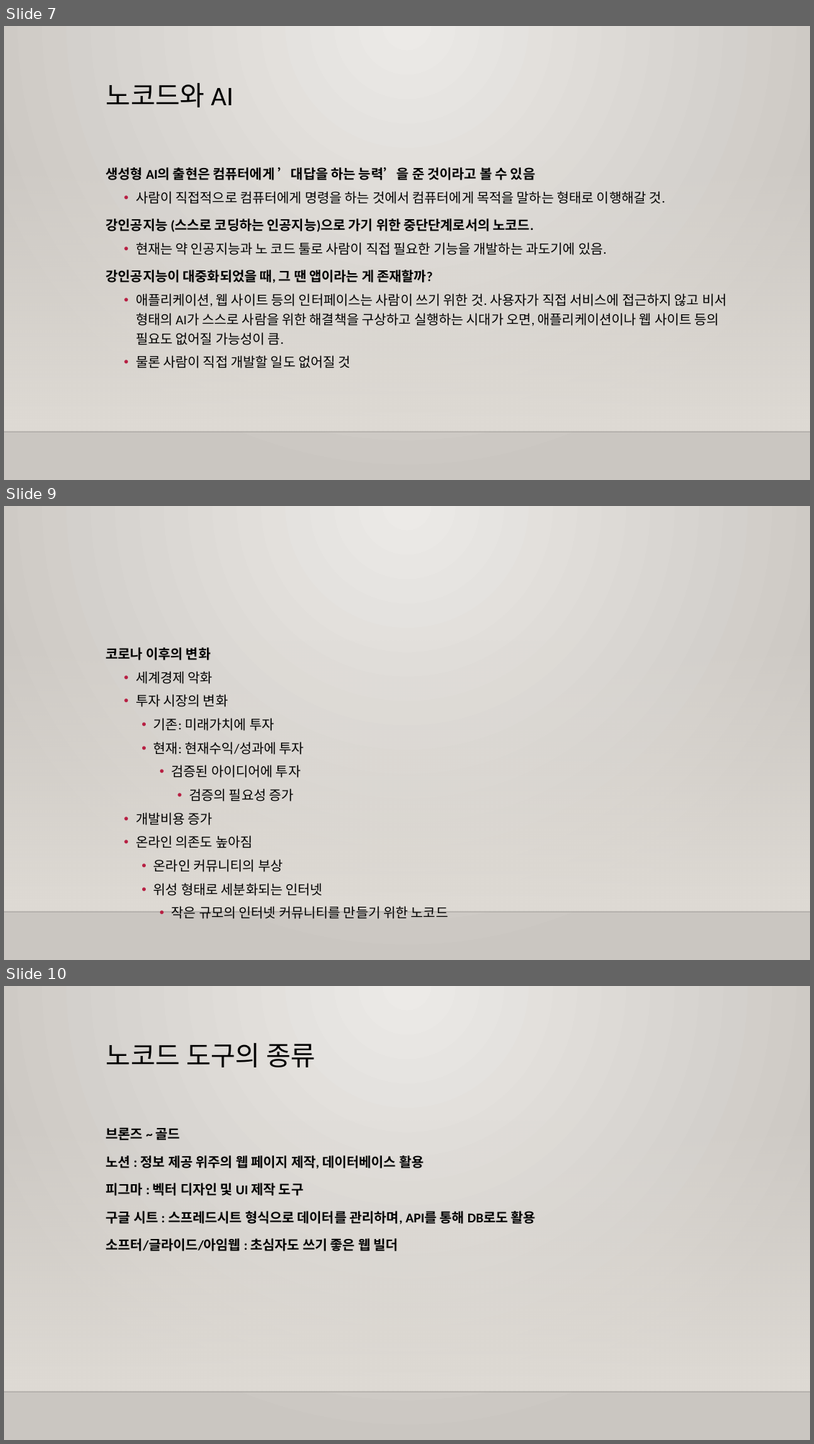
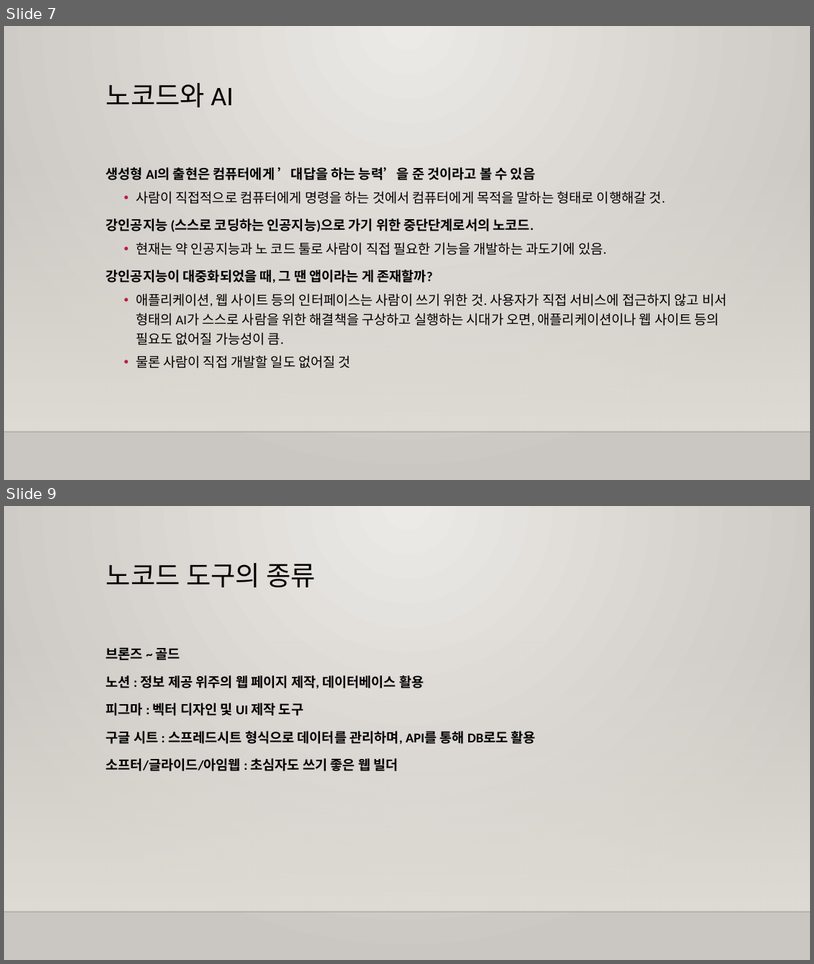
Before and after one commit to m00nlygreat/obsidian-vault, a slide deck: 노코드 엔지니어링/노코드 개론.pptx. Shown one above the other, each under a label of ours: slides 7, 9 and 10 before the commit, slides 7 and 9 after it; the slides between them are not shown. The pictures are 814x1444 and 814x964 pixels, drawn with LibreOffice and Linux fonts; fonts in the diff are those of the drawing; background and template pictures are left out. Boxes give left, top, right and bottom in pixels: in the first picture for what was removed or moved away, otherwise in the second. Text is boxed around its words. In the diff, an @@ line names an element or a change of style, - is before the commit and + after.

Commit message:
백업 완료: 2023-11-25 02:32:36
Affected files:
노코드 엔지니어링/노코드 개론.md
노코드 엔지니어링/노코드 개론.pptx

```diff
--- a/노코드 엔지니어링/노코드 개론.pptx
+++ b/노코드 엔지니어링/노코드 개론.pptx
@@ slide 9 removed at [4,506,810,960], background gradient #ECEAE7 to #CAC7C1; not listed: 2 template elements that a slide beside it also shows @@
@@ text removed at [106,647,448,919] @@
-코로나 이후의 변화
-  • 세계경제 악화
-  • 투자 시장의 변화
-    • 기존: 미래가치에 투자
-    • 현재: 현재수익/성과에 투자
-      • 검증된 아이디어에 투자
-        • 검증의 필요성 증가
-  • 개발비용 증가
-  • 온라인 의존도 높아짐
-    • 온라인 커뮤니티의 부상
-    • 위성 형태로 세분화되는 인터넷
-      • 작은 규모의 인터넷 커뮤니티를 만들기 위한 노코드
@@ what was slide 10 is now slide 9 @@
```
Also in this commit, not shown: 2 slides changed, 1 other file.
